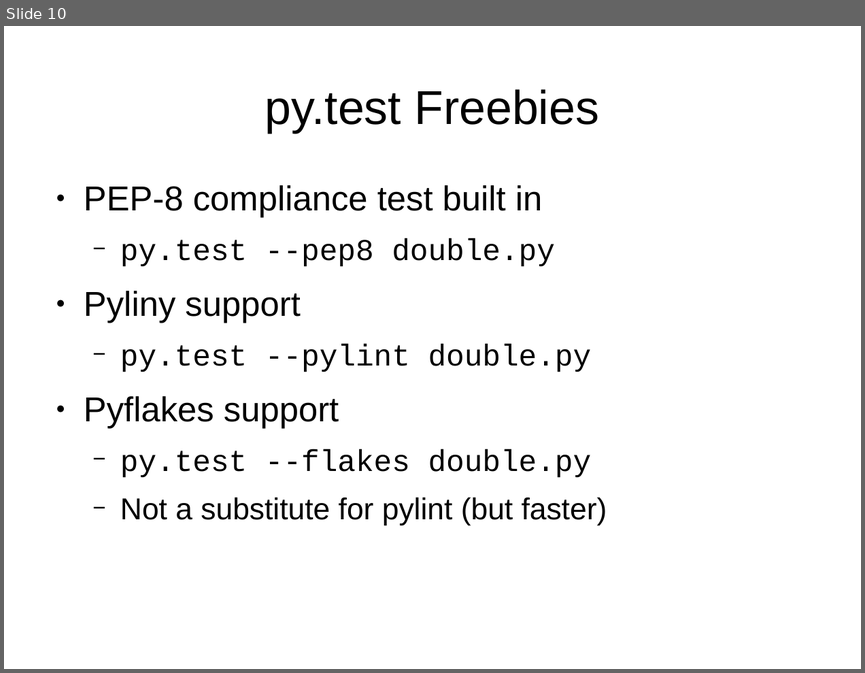
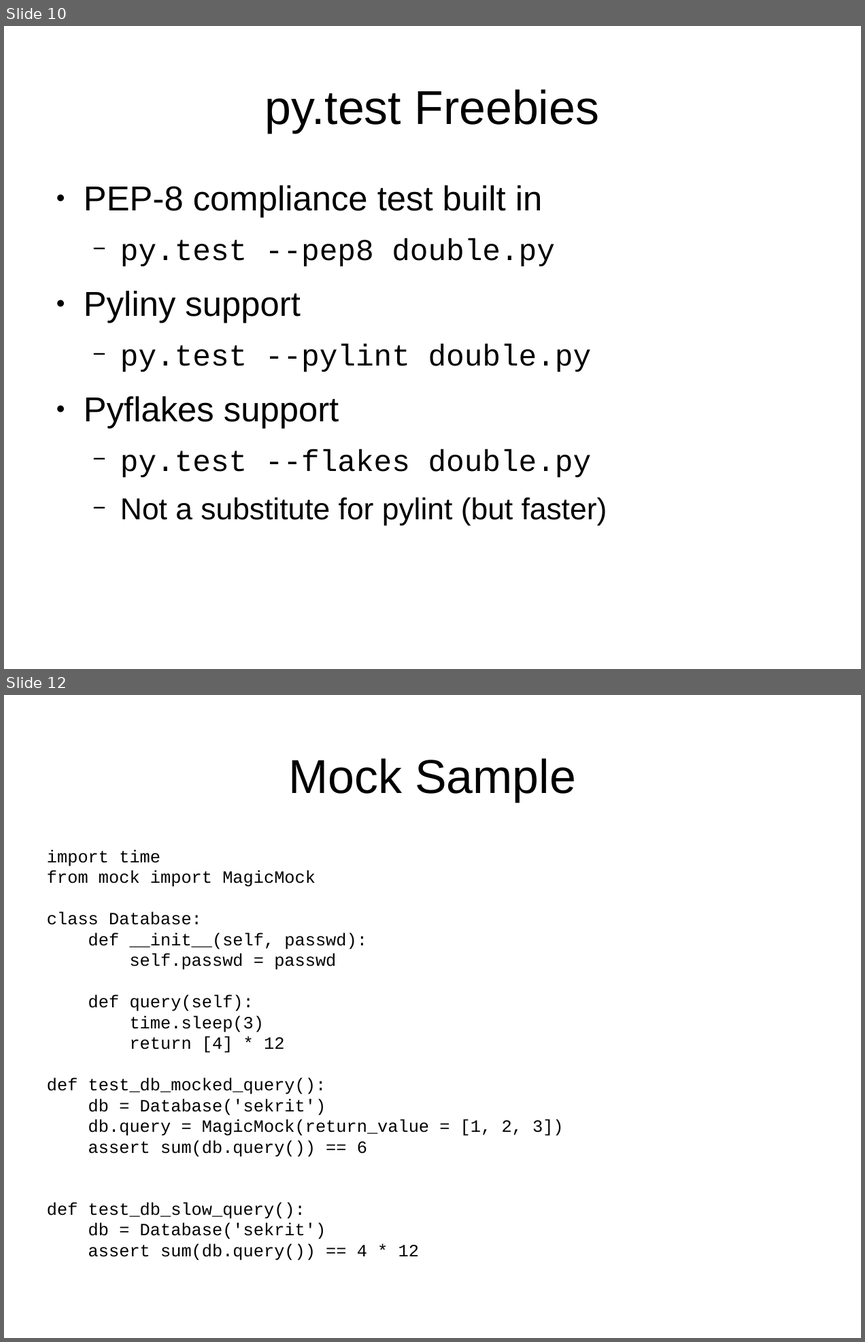
Before and after one commit to mwartell/unittest, a slide deck: unit-testing.odp. Shown one above the other, each under a label of ours: slide 10 before the commit, slides 10 and 12 after it; the slides between them are not shown. The pictures are 865x673 and 865x1342 pixels, drawn with LibreOffice and Linux fonts; fonts in the diff are those of the drawing. Boxes give left, top, right and bottom in pixels: in the first picture for what was removed or moved away, otherwise in the second. Text is boxed around its words. In the diff, an @@ line names an element or a change of style, - is before the commit and + after.

```diff
--- a/unit-testing.odp
+++ b/unit-testing.odp
@@ slide 12 added at (4, 695, 861, 1338), background #FFFFFF @@
@@ title added at (288, 758, 576, 802), 44 pt, text #000000 @@
+Mock Sample
@@ text added at (47, 849, 564, 1260), 16 pt, text #000000 @@
+import time
+from mock import MagicMock
+class Database:
+def __init__(self, passwd):
+self.passwd = passwd
+def query(self):
+time.sleep(3)
+return [4] * 12
+def test_db_mocked_query():
+db = Database('sekrit')
+db.query = MagicMock(return_value = [1, 2, 3])
+assert sum(db.query()) == 6
+def test_db_slow_query():
+db = Database('sekrit')
+assert sum(db.query()) == 4 * 12
```
Also in this commit, not shown: 3 other slides added, 2 other files.
